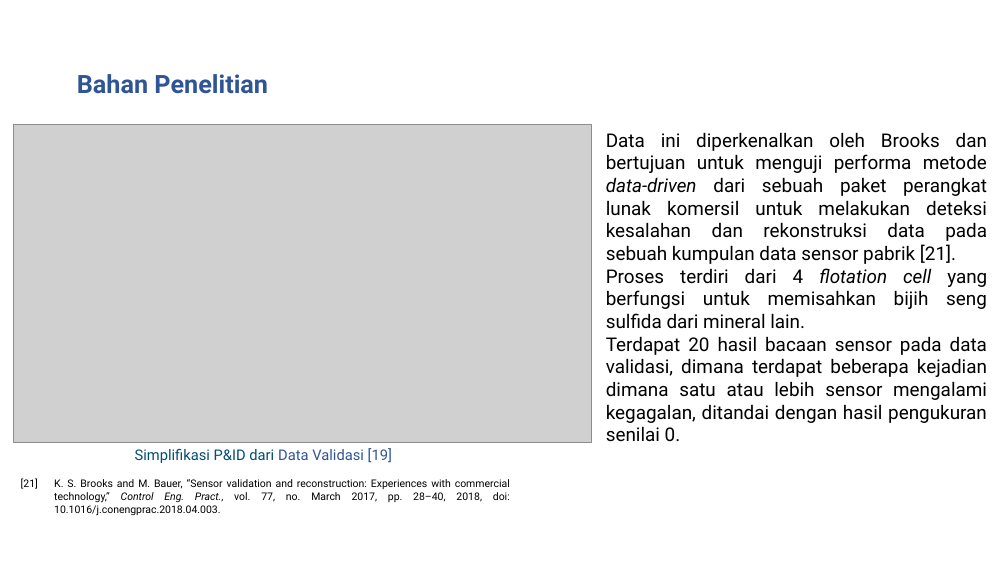
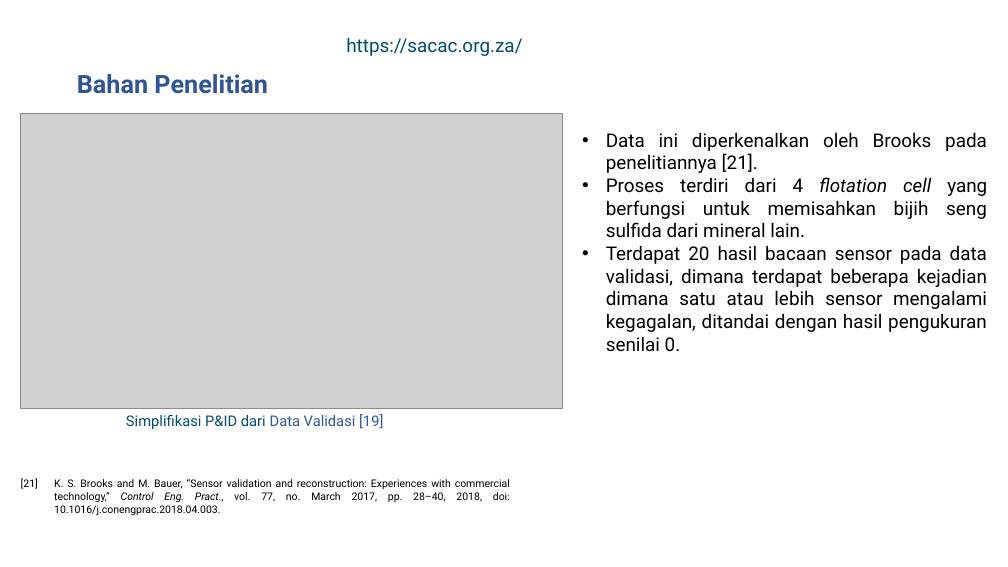
Before and after one commit to rezaandriady/TA_RezaAndriady, a slide deck: slide 13 of Presentasi/Draft Presentasi Reza Andriady - 44976.pptx. Drawn at 1008x567 pixels with LibreOffice and Linux fonts; fonts in the diff are those of the drawing; grey boxes stand for pictures; background and template pictures are left out. Boxes give left, top, right and bottom in pixels: in the first picture for what was removed or moved away, otherwise in the second. Text is boxed around its words. In the diff, an @@ line names an element or a change of style, - is before the commit and + after.

```diff
--- a/Presentasi/Draft Presentasi Reza Andriady - 44976.pptx
+++ b/Presentasi/Draft Presentasi Reza Andriady - 44976.pptx
@@ text added at (346, 37, 522, 56), 18 pt, text #014D71 @@
+https://sacac.org.za/
@@ picture: place and size @@
-picture at (13, 125, 591, 443)
+picture at (21, 113, 563, 408)
@@ text at (606, 132, 987, 173): text changed @@
-• Data ini diperkenalkan oleh Brooks dan bertujuan untuk menguji performa metode data-driven dari sebuah paket perangkat lunak komersil untuk melakukan deteksi kesalahan dan rekonstruksi data pada sebuah kumpulan data sensor pabrik [21].
+• Data ini diperkenalkan oleh Brooks pada penelitiannya [21].
@@ text "Simplifikasi P&ID dari Data Validasi ...": place and size @@
-text "Simplifikasi P&ID dari Data Validasi ..." at (135, 448, 392, 463)
+text "Simplifikasi P&ID dari Data Validasi ..." at (126, 414, 383, 429)
```
Also in this commit, not shown: 7 other slides changed.
